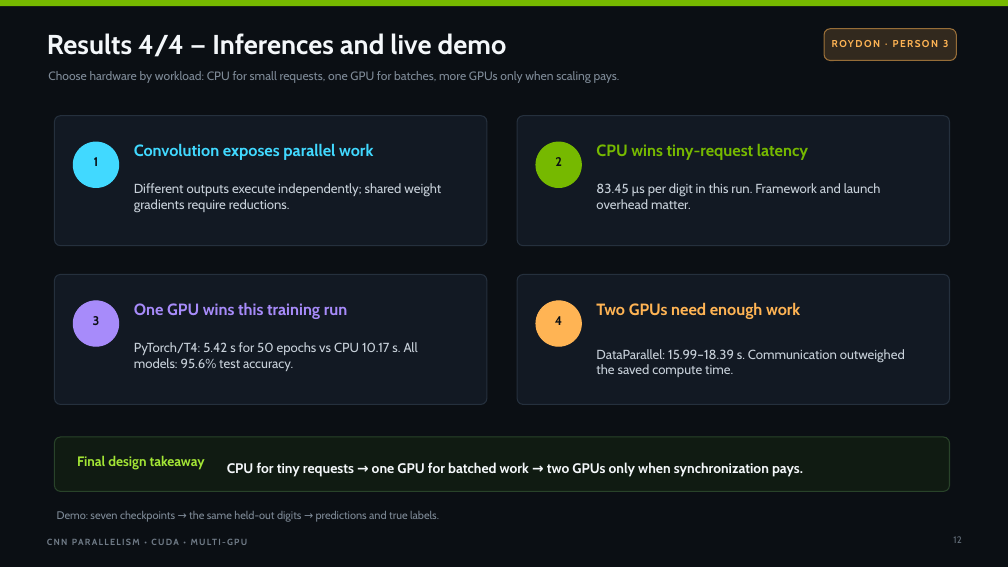
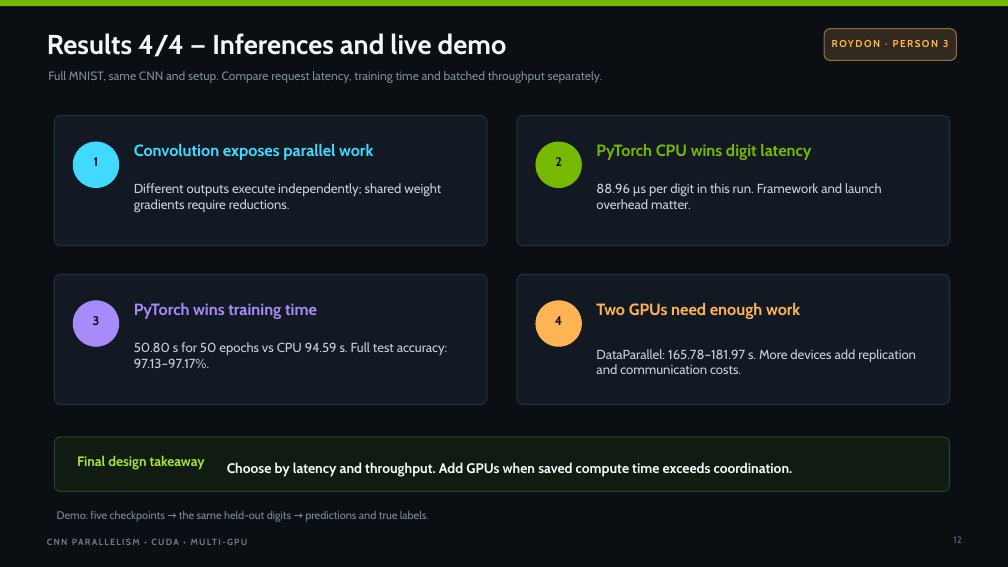
Before and after one commit to saltypal/CNN-CUDA-Case-Study, a slide deck: slide 12 of presentation/CNN_CUDA_Case_Study.pptx. Drawn at 1008x567 pixels with LibreOffice and Linux fonts; fonts in the diff are those of the drawing. Boxes give left, top, right and bottom in pixels: in the first picture for what was removed or moved away, otherwise in the second. Text is boxed around its words. In the diff, an @@ line names an element or a change of style, - is before the commit and + after.

Commit message:
Publish full MNIST five-path results and presentation

```diff
--- a/presentation/CNN_CUDA_Case_Study.pptx
+++ b/presentation/CNN_CUDA_Case_Study.pptx
@@ text at (x1=48, y1=71, x2=602, y2=83): text changed @@
-Choose hardware by workload: CPU for small requests, one GPU for batches, more GPUs only when scaling pays.
+Full MNIST, same CNN and setup. Compare request latency, training time and batched throughput separately.
@@ text at (x1=596, y1=144, x2=811, y2=160): text changed @@
-CPU wins tiny-request latency
+PyTorch CPU wins digit latency
@@ text at (x1=596, y1=183, x2=882, y2=209): text changed @@
-83.45 µs per digit in this run. Framework and launch overhead matter.
+88.96 µs per digit in this run. Framework and launch overhead matter.
@@ text at (x1=134, y1=302, x2=317, y2=319): text changed @@
-One GPU wins this training run
+PyTorch wins training time
@@ text at (x1=134, y1=342, x2=448, y2=368): text changed @@
-PyTorch/T4: 5.42 s for 50 epochs vs CPU 10.17 s. All models: 95.6% test accuracy.
+50.80 s for 50 epochs vs CPU 94.59 s. Full test accuracy: 97.13–97.17%.
@@ text at (x1=596, y1=349, x2=916, y2=374): text changed @@
-DataParallel: 15.99–18.39 s. Communication outweighed the saved compute time.
+DataParallel: 165.78–181.97 s. More devices add replication and communication costs.
@@ text at (x1=227, y1=462, x2=793, y2=477): text changed @@
-CPU for tiny requests → one GPU for batched work → two GPUs only when synchronization pays.
+Choose by latency and throughput. Add GPUs when saved compute time exceeds coordination.
@@ text at (x1=57, y1=511, x2=429, y2=522): text changed @@
-Demo: seven checkpoints → the same held-out digits → predictions and true labels.
+Demo: five checkpoints → the same held-out digits → predictions and true labels.
```
Also in this commit, not shown: 10 other slides changed, 51 other files.
